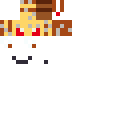
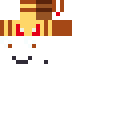
Layers edited between the first and the second 128px x 128px image:
hid "nectar" over [0, 0, 72, 36]
